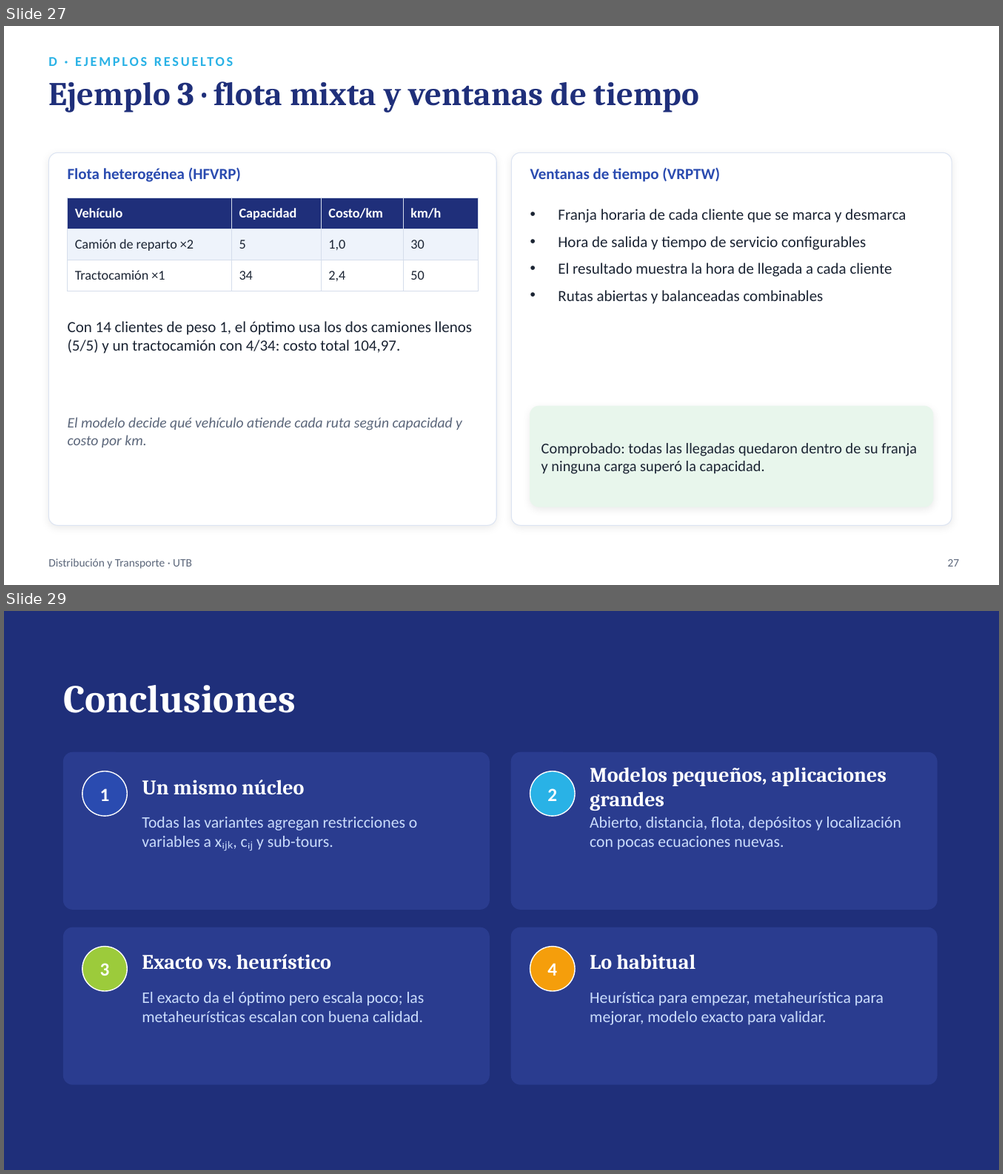
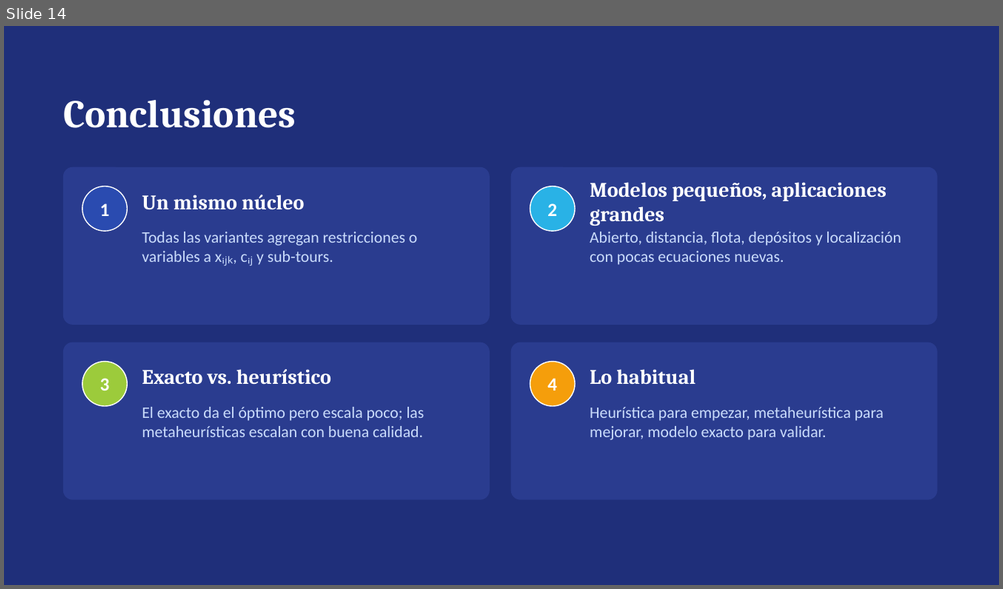
Before and after one commit to sebastianslg/grafosapp, a slide deck: Exposicion_Ruteo_de_Vehiculos.pptx. Shown one above the other, each under a label of ours: slides 27 and 29 before the commit, slide 14 after it; the slides between them are not shown. The pictures are 1003x1174 and 1003x589 pixels, drawn with LibreOffice and Linux fonts; fonts in the diff are those of the drawing. Boxes give left, top, right and bottom in pixels: in the first picture for what was removed or moved away, otherwise in the second. Text is boxed around its words. In the diff, an @@ line names an element or a change of style, - is before the commit and + after.

```diff
--- a/Exposicion_Ruteo_de_Vehiculos.pptx
+++ b/Exposicion_Ruteo_de_Vehiculos.pptx
@@ slide 27 removed at box(4, 26, 999, 585), background #FFFFFF @@
@@ text removed at box(48, 57, 57, 66) @@
-D · EJEMPLOS RESUELTOS
@@ text removed at box(48, 82, 699, 113) @@
-Ejemplo 3 · flota mixta y ventanas de tiempo
@@ rounded rectangle removed at box(48, 153, 496, 526) @@
@@ rounded rectangle removed at box(512, 153, 951, 526) @@
@@ text removed at box(68, 167, 241, 182) @@
-Flota heterogénea (HFVRP)
@@ text removed at box(530, 167, 720, 182) @@
-Ventanas de tiempo (VRPTW)
@@ table removed at box(68, 198, 478, 284), 3 rows, 4 columns @@
-Vehículo | Capacidad | Costo/km | km/h
-Camión de reparto ×2 | 5 | 1,0 | 30
-Tractocamión ×1 | 34 | 2,4 | 50
@@ text removed at box(558, 209, 905, 304) @@
-• Franja horaria de cada cliente que se marca y desmarca
-• Hora de salida y tiempo de servicio configurables
-• El resultado muestra la hora de llegada a cada cliente
-• Rutas abiertas y balanceadas combinables
@@ text removed at box(68, 321, 472, 354) @@
-Con 14 clientes de peso 1, el óptimo usa los dos camiones llenos (5/5) y un tractocamión con 4/34: costo total 104,97.
@@ text removed at box(68, 417, 462, 448) @@
-El modelo decide qué vehículo atiende cada ruta según capacidad y costo por km.
@@ rounded rectangle removed at box(530, 406, 933, 507) @@
@@ text removed at box(541, 443, 916, 474) @@
-Comprobado: todas las llegadas quedaron dentro de su franja y ninguna carga superó la capacidad.
@@ text removed at box(48, 559, 192, 569) @@
-Distribución y Transporte · UTB
@@ text removed at box(948, 560, 959, 567) @@
-27
@@ what was slide 29 is now slide 14 @@
```
Also in this commit, not shown: 13 slides changed, 14 other slides removed.
